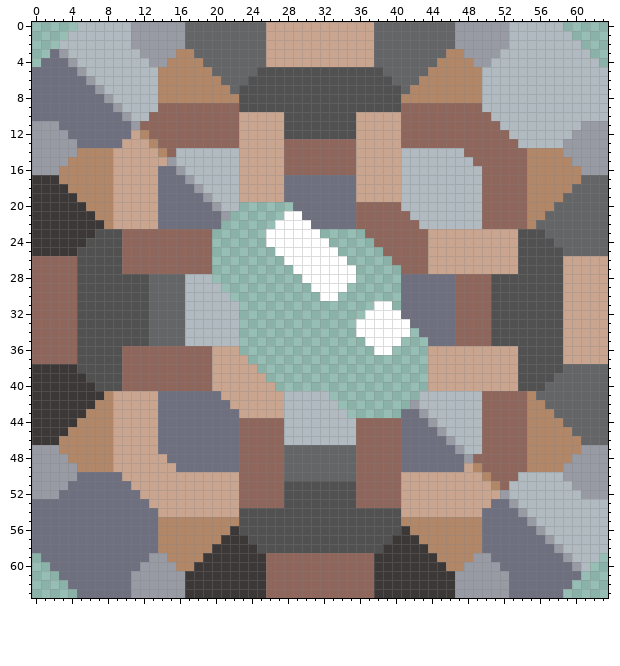
Two states of a pixel-art sprite, assets/sprites/blocks/crafting/burner.png. That is the earlier state.
The file is 64x64 pixels.
Once edited:
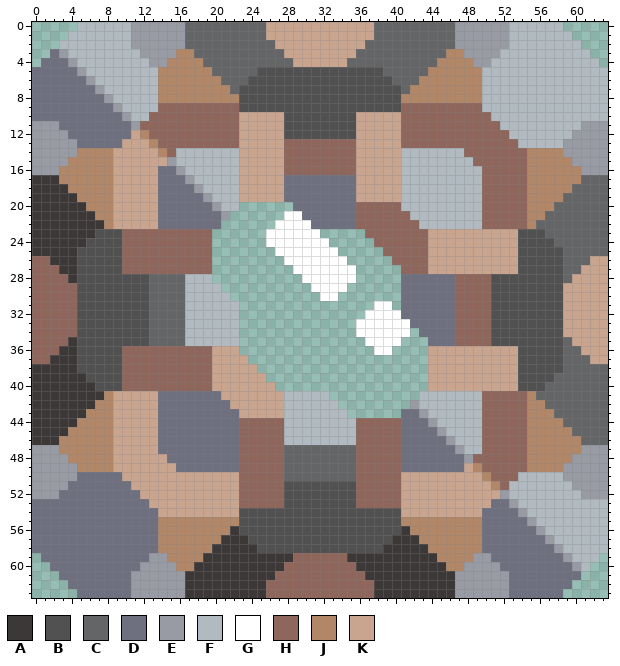
Palette (. is transparent): A #3c3837  B #515151  C #646567  D #6e7080  E #989aa4  F #b0bac0  G #ffffff  H #8f665b  J #b28768  K #c9a58f
The edit:
Changed rows in their new state; - is an unchanged pixel.
first column x 26:
 2 C----------C
 3 CC--------CC
 4 CCC------CCC
first column x 2:
26 AAA------------------------------------------------------CCC
27 -AA------------------------------------------------------CC-
28 --A------------------------------------------------------C--
first column x 2:
35 --A------------------------------------------------------C--
36 -AA------------------------------------------------------CC-
37 AAA------------------------------------------------------CCC
first column x 26:
59 AAA------AAA
60 AA--------AA
61 A----------A
